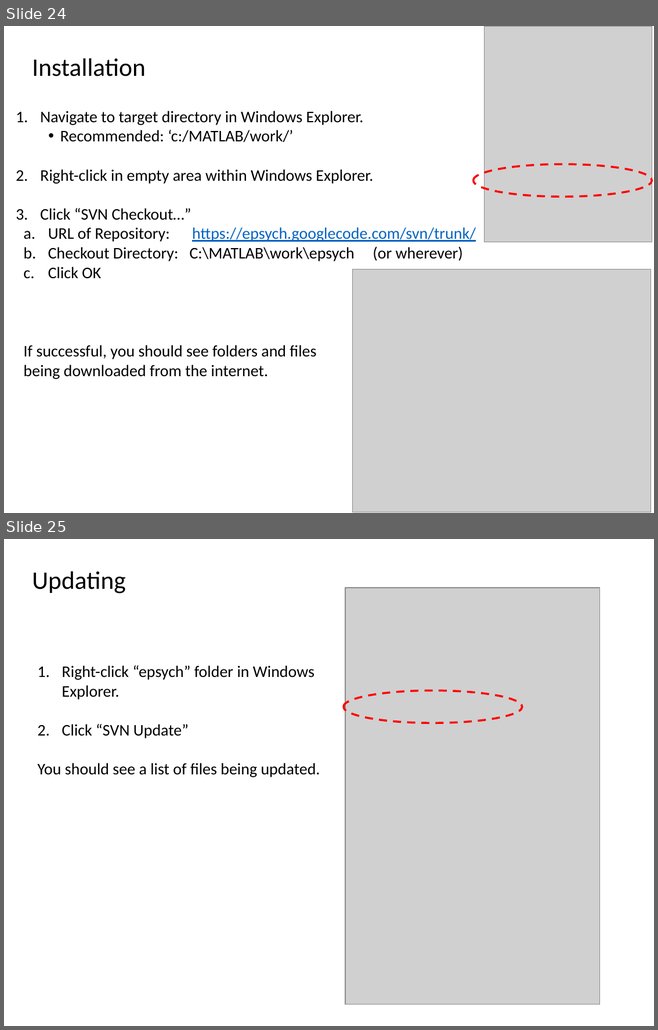
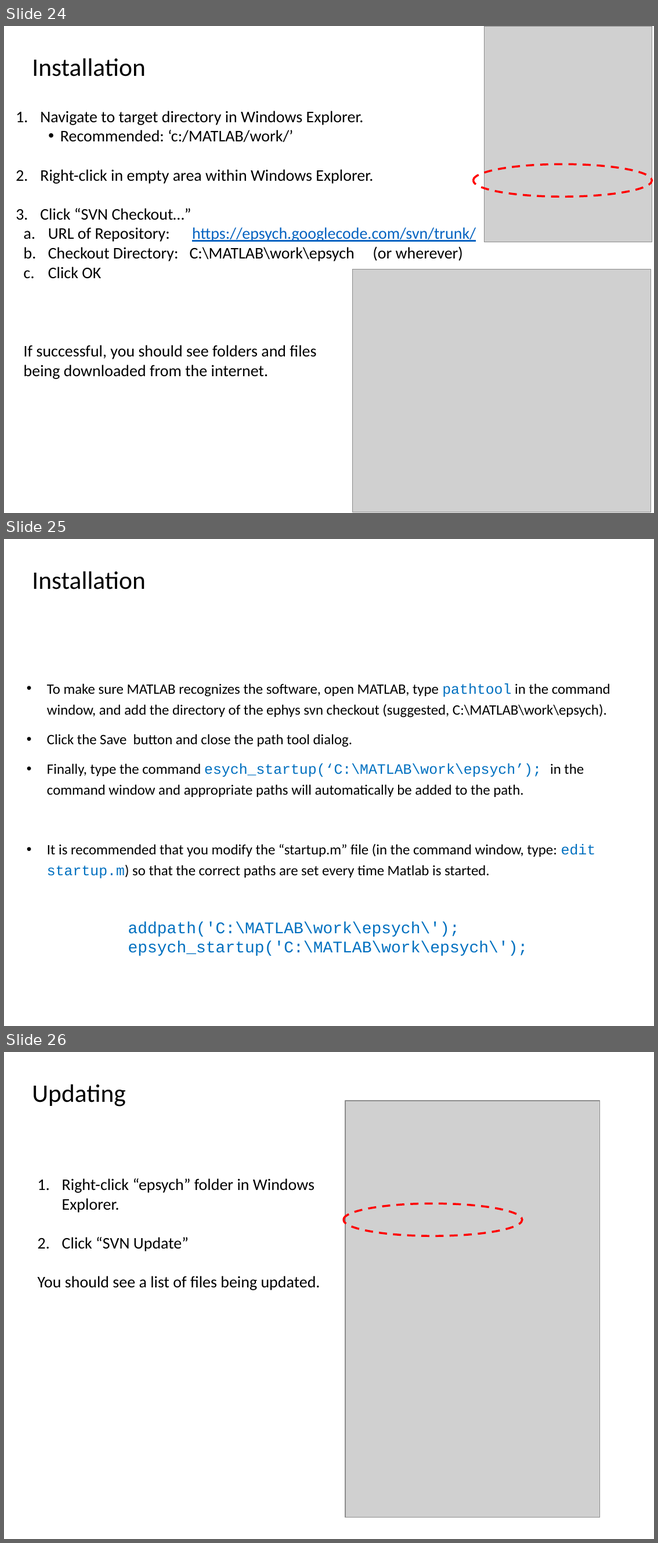
Before and after one commit to dstolz/epsych, a slide deck: trunk/Intro_to_ElectroPsych_Toolbox.pptx. Shown one above the other, each under a label of ours: slides 24 and 25 before the commit, slides 24, 25 and 26 after it. The pictures are 658x1030 and 658x1543 pixels, drawn with LibreOffice and Linux fonts; fonts in the diff are those of the drawing; grey boxes stand for pictures. Boxes give left, top, right and bottom in pixels: in the first picture for what was removed or moved away, otherwise in the second. Text is boxed around its words. In the diff, an @@ line names an element or a change of style, - is before the commit and + after.

```diff
--- a/trunk/Intro_to_ElectroPsych_Toolbox.pptx
+++ b/trunk/Intro_to_ElectroPsych_Toolbox.pptx
@@ slide 25 added at [4,539,654,1026], background #FFFFFF @@
@@ text added at [32,571,146,589], 28 pt, text #000000 @@
+Installation
@@ text added at [47,683,610,878], 16 pt, text #000000 @@
+• To make sure MATLAB recognizes the software, open MATLAB, type pathtool in the command window, and add the directory of the ephys svn checkout (suggested, C:\MATLAB\work\epsych).
+• Click the Save button and close the path tool dialog.
+• Finally, type the command esych_startup(‘C:\MATLAB\work\epsych’); in the command window and appropriate paths will automatically be added to the path.
+• It is recommended that you modify the “startup.m” file (in the command window, type: edit startup.m) so that the correct paths are set every time Matlab is started.
@@ text added at [128,922,528,956], 18 pt, text #0070C0 @@
+addpath('C:\MATLAB\work\epsych\');
+epsych_startup('C:\MATLAB\work\epsych\');
@@ what was slide 25 is now slide 26 @@
```
Also in this commit, not shown: 1 slide changed.
